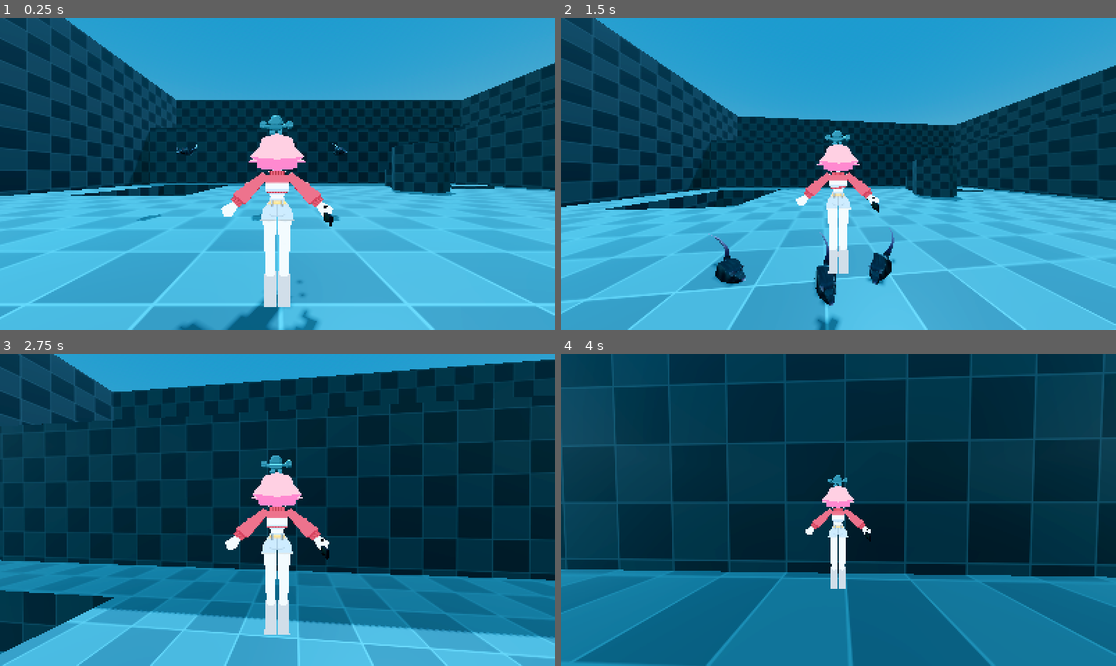
Above: before the commit, frames 1-4 (two rows, left to right).
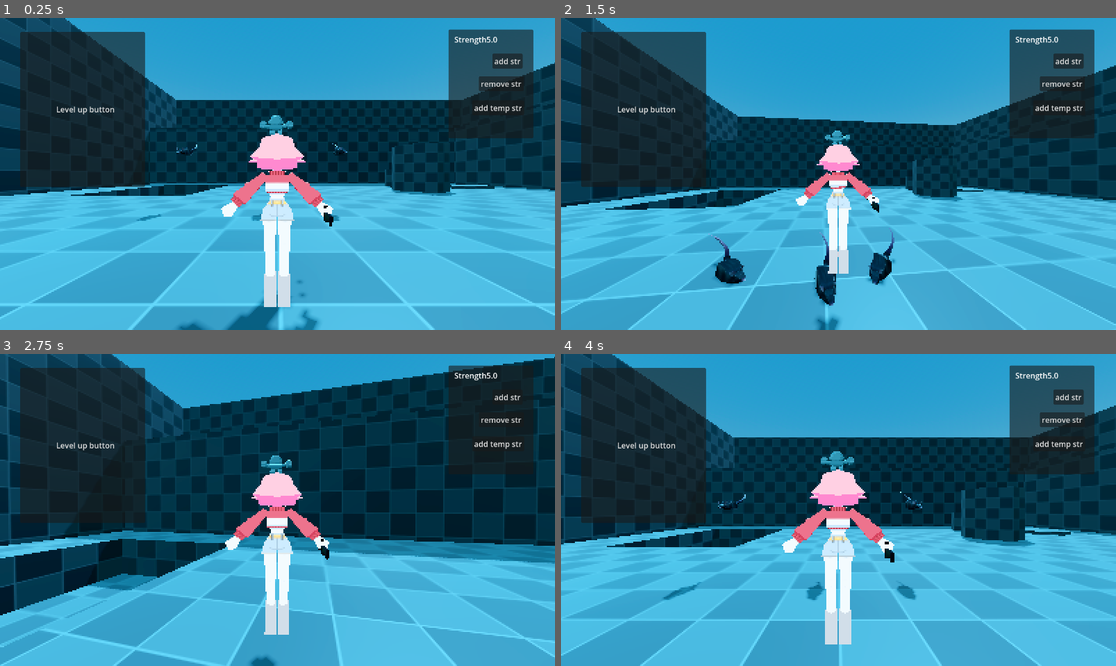
Above: after the commit, the same moments.

Repository: N1cePanda/ProjectSLP
Game: Godot game, scene res://scenes/Testingplayer.tscn
Two runs of this game, one before a commit and one after it. Both use one fixed random seed, a clock stepped at 60 frames per second and the inputs below.
Inputs (mouse positions are in pixels of both pictures, inside the frame that each line leads up to):
- Up to frame 1 (0.25 s): no input
- Up to frame 2 (1.5 s): click (644, 108) at 0.5 s, where only the run after the commit has a clickable "Level up button"; tap Enter (ui_accept) at 1.25 s; move the mouse to (866, 174) at 1.27 s; hold Up (ui_up) from 1.28 s (still down); hold Shift (Sprint) from 1.28 s (still down); click (866, 174) at 1.42 s
- Up to frame 3 (2.75 s): keep holding Up (ui_up); tap Enter (ui_accept) at 1.52, 2.27 s; move the mouse to (249, 510) at 2.02 s; release Shift (Sprint) at 2.03 s; tap Alt (dash) at 2.1 s
- Up to frame 4 (4 s): keep holding Up (ui_up); move the mouse to (849, 503) at 2.77 s; hold Shift (Sprint) 2.78-3.53 s; move the mouse to (832, 516) at 3.52 s; tap Alt (dash) at 3.6 s; click (832, 516) at 3.67 s; tap Enter (ui_accept) at 3.77 s

The runs differ from the first frame. In frame 1, 14% of the frame differs, in the area x 3-97%, y 3-55%; in frame 2, 14%; in frame 3, 46%; in frame 4, 76%, in the area x 0-100%, y 0-100%.

Commit message:
FIXED some shit with pause menu

Diff:
--- a/project.godot
+++ b/project.godot
@@ -99,6 +99,11 @@
 "events": [Object(InputEventKey,"resource_local_to_scene":false,"resource_name":"","device":-1,"window_id":0,"alt_press …(195 unchanged characters)…
 ]
 }
+ui_pause={
+"deadzone": 0.2,
+"events": [Object(InputEventKey,"resource_local_to_scene":false,"resource_name":"","device":-1,"window_id":0,"alt_pressed":false,"shift_pressed":false,"ctrl_pressed":false,"meta_pressed":false,"pressed":false,"keycode":0,"physical_keycode":4194305,"key_label":0,"unicode":0,"location":0,"echo":false,"script":null)
+]
+}
 
 [physics]
 
--- a/scenes/TempStats.gd
+++ b/scenes/TempStats.gd
@@ -1,4 +1,4 @@
-extends CanvasLayer
+extends Panel
 class_name Example
 
 @export var tempStatManager : TempStatManager
--- a/scenes/Testingplayer.tscn
+++ b/scenes/Testingplayer.tscn
@@ -7,6 +7,7 @@
 [ext_resource type="PackedScene" uid="uid://378en1inxps6" path="res://Characters/Chicken.glb" id="4_4kj4c"]
 [ext_resource type="PackedScene" uid="uid://l7j0ybt63pdm" path="res://scenes/magic_wand.tscn" id="4_rrs0a"]
 [ext_resource type="PackedScene" uid="uid://dxr55t50l08l5" path="res://scenes/Enemy_Rat1.tscn" id="6_rrs0a"]
+[ext_resource type="PackedScene" uid="uid://dc2fxcwh5hdub" path="res://scenes/StatButtons.tscn" id="8_hfd4t"]
 
 [sub_resource type="ProceduralSkyMaterial" id="ProceduralSkyMaterial_njwf3"]
 sky_top_color = Color(0.126802, 0.4773122, 0.6869086, 1)
@@ -69,4 +70,6 @@
 [node name="Enemy_Rat3" parent="." unique_id=1997817105 groups=["enemies"] instance=ExtResource("6_rrs0a")]
 transform = Transform3D(1, 0, 0, 0, 1, 0, 0, 0, 1, -3.6888247, 2.5645256, -5.2110353)
 
+[node name="GameUI" parent="." unique_id=855022376 instance=ExtResource("8_hfd4t")]
+
 [editable path="PlayerCharacter"]
--- a/scenes/button.tscn
+++ /dev/null
@@ -1,25 +0,0 @@
-[gd_scene format=3 uid="uid://q3wd83ncjhcf"]
-
-[ext_resource type="Script" uid="uid://b18b0tbxj7lav" path="res://scripts/level.gd" id="2_n4tde"]
-
-[node name="levelupButton" type="Node" unique_id=837543958]
-script = ExtResource("2_n4tde")
-
-[node name="Panel" type="Panel" parent="." unique_id=1627607713]
-offset_left = 57.0
-offset_top = 29.0
-offset_right = 340.0
-offset_bottom = 377.0
-
-[node name="Button" type="Button" parent="Panel" unique_id=139963314]
-layout_mode = 0
-offset_left = 11.0
-offset_top = 9.0
-offset_right = 270.0
-offset_bottom = 331.0
-text = "                 Level up button              "
-script = ExtResource("2_n4tde")
-
-[connection signal="leveled_up" from="." to="." method="_on_leveled_up"]
-[connection signal="leveled_up" from="Panel/Button" to="Panel/Button" method="_on_leveled_up"]
-[connection signal="pressed" from="Panel/Button" to="Panel/Button" method="_on_pressed"]
--- a/scripts/TempStatManager.gd
+++ b/scripts/TempStatManager.gd
@@ -6,9 +6,8 @@
 func add_temp_stat(_newTempStatModifier : StatModifier) -> void:
 	if _newTempStatModifier.duration > 0:
 		tempStats.append(_newTempStatModifier)
+	printerr("ERROR: Tried to add a temp stat modifier to StatManager that was not a temp stat modifier!")
 	return
-
-	printerr("ERROR: Tried to add a temp stat modifier to StatManager that was not a temp stat modifier!")
 
 func _process(delta : float) ->void:
 	if !tempStats.is_empty():
@@ -19,9 +18,8 @@
 
 	for tempStat in tempStats:
 		tempStat.duration -= get_process_delta_time()
-
-	if tempStat.duration <= 0:
-		statsToRemove.append_array(tempStat)
+		if tempStat.duration <= 0:
+			statsToRemove.append(tempStat)
 
 	for statToRemove in statsToRemove:
 		tempStats.erase(statToRemove)
--- a/scripts/TempStats.gd
+++ b/scripts/TempStats.gd
@@ -1,5 +1,5 @@
 extends Panel
-class_name Example
+class_name Strength
 
 @export var tempStatManager : TempStatManager
 @export var strength : stat
Renamed: scenes/pause_menu.gdshader -> Shaders/pause_menu.gdshader
Renamed: scenes/pause_menu.gdshader.uid -> Shaders/pause_menu.gdshader.uid
Renamed: scenes/MainSceneScript.gd -> scripts/MainSceneScript.gd
Renamed: scenes/MainSceneScript.gd.uid -> scripts/MainSceneScript.gd.uid
Not shown, added: scripts/TempStats.gd.uid
Renamed: scenes/enemy_rat_1.gd -> scripts/enemy_rat_1.gd
Renamed: scenes/enemy_rat_1.gd.uid -> scripts/enemy_rat_1.gd.uid
